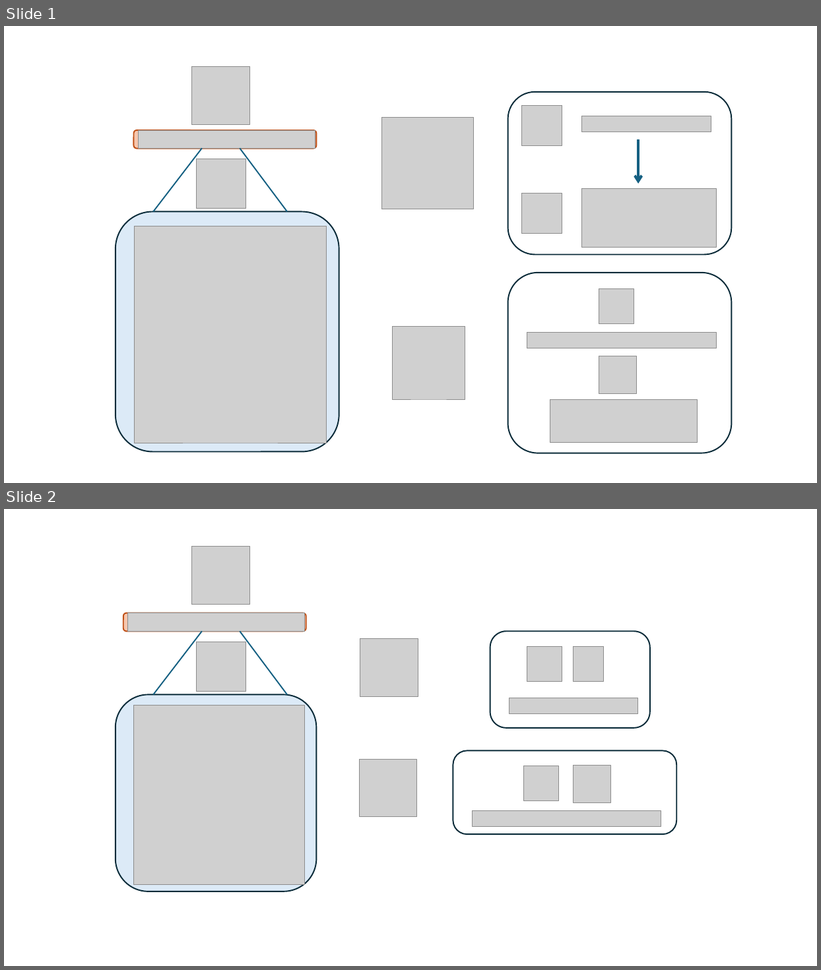
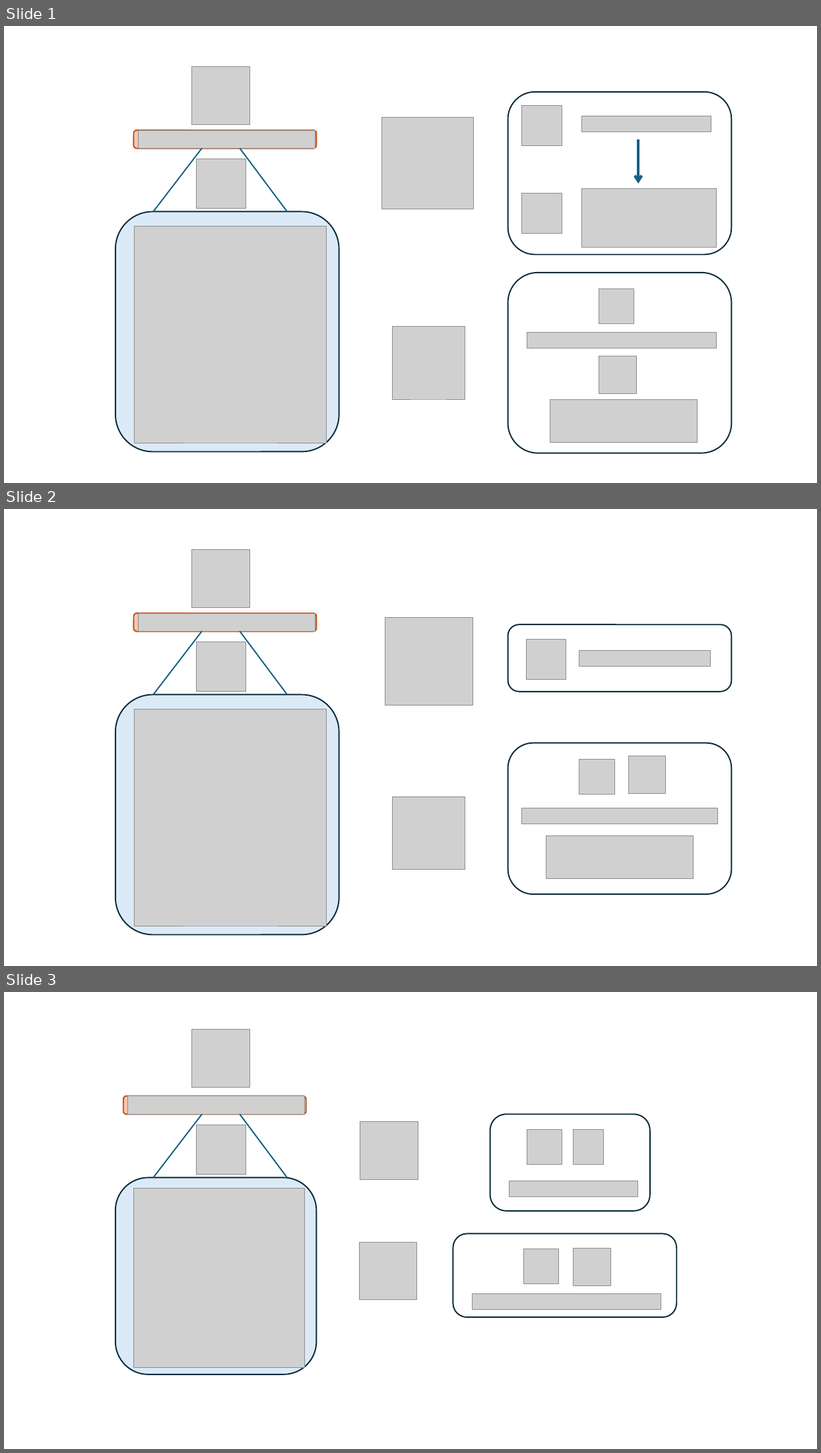
Before and after one commit to Alpn-Lab/BayesCog, a slide deck: figure.pptx. Shown one above the other, each under a label of ours: slides 1 and 2 before the commit, slides 1, 2 and 3 after it. The pictures are 821x970 and 821x1453 pixels, drawn with LibreOffice and Linux fonts; fonts in the diff are those of the drawing; grey boxes stand for pictures. Boxes give left, top, right and bottom in pixels: in the first picture for what was removed or moved away, otherwise in the second. Text is boxed around its words. In the diff, an @@ line names an element or a change of style, - is before the commit and + after.

```diff
--- a/figure.pptx
+++ b/figure.pptx
@@ slide 2 added at (4,509,817,966), background #FFFFFF @@
@@ picture added at (192,549,250,607) @@
@@ rounded rectangle added at (134,613,317,632), fill #F6C6AD, outline #C04F15 1.5 pt @@
@@ picture added at (138,613,315,632) @@
@@ picture added at (385,618,473,705) @@
@@ rounded rectangle added at (508,625,732,692), outline #092A39 1.5 pt @@
@@ line added from (202, 632) to (153, 695), #156082 1.5 pt @@
@@ picture added at (196,642,246,691) @@
@@ line added from (240, 632) to (287, 695), #156082 1.5 pt @@
@@ picture added at (526,639,566,679) @@
@@ picture added at (580,650,711,666) @@
@@ rounded rectangle added at (116,695,339,935), fill #DCEAF7, outline #092A39 1.5 pt @@
@@ picture added at (134,709,326,926) @@
@@ rounded rectangle added at (508,743,732,894), outline #092A39 1.5 pt @@
@@ picture added at (580,760,615,795) @@
@@ picture added at (628,756,666,793) @@
@@ picture added at (392,797,465,870) @@
@@ picture added at (522,808,717,824) @@
@@ picture added at (547,836,693,879) @@
@@ what was slide 2 is now slide 3 @@
```
Also in this commit, not shown: 3 other files.
